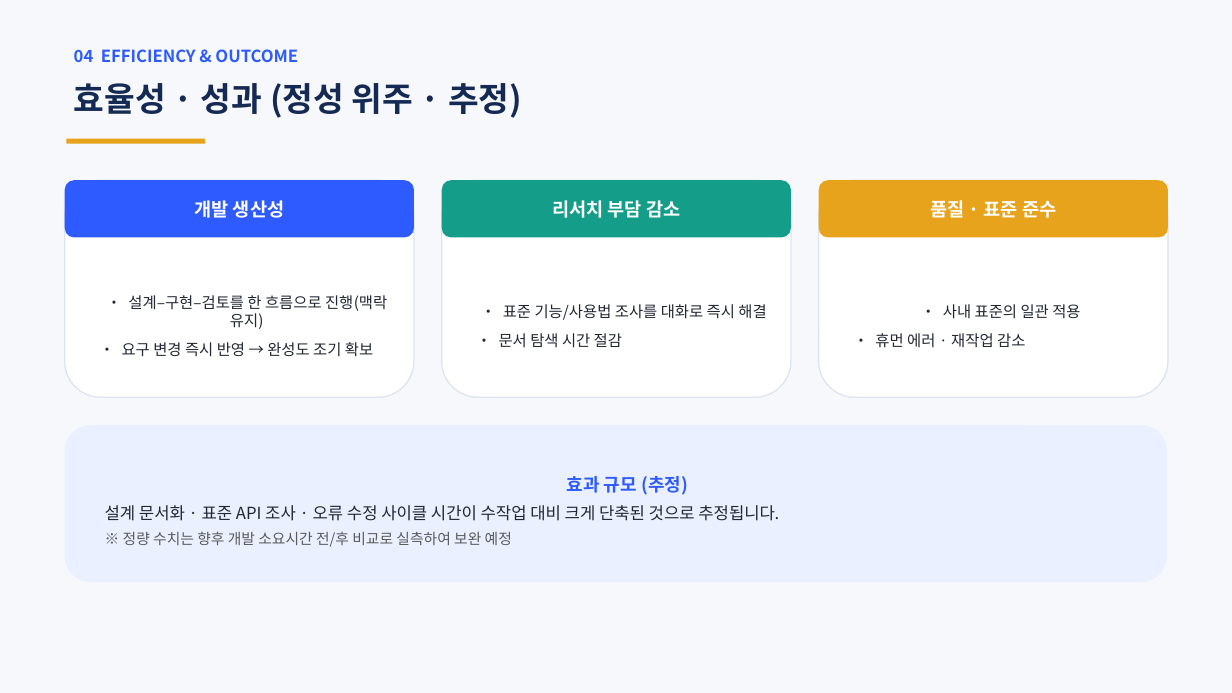
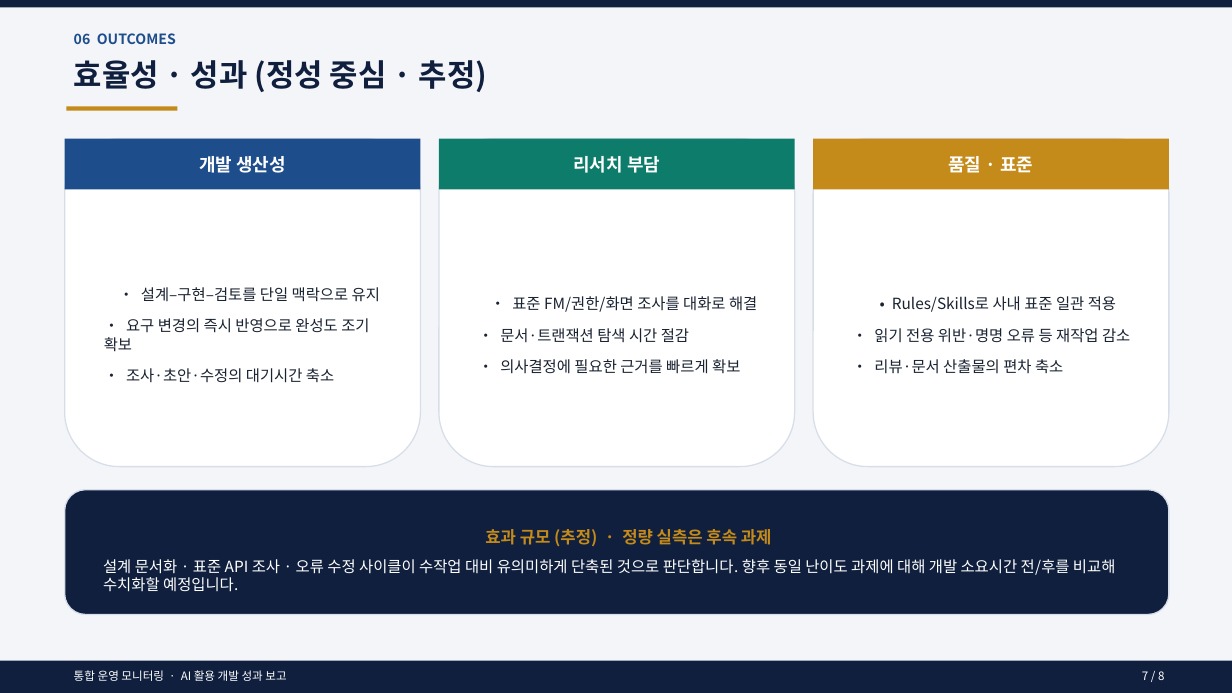
Before and after one commit to hyosungitx00/AI, a slide deck: slide 7 of docs/report/Y_OPS_MONITOR_V2_발표자료.pptx (slide 5 before the commit). Drawn at 1232x693 pixels with LibreOffice and Linux fonts; fonts in the diff are those of the drawing. Boxes give left, top, right and bottom in pixels: in the first picture for what was removed or moved away, otherwise in the second. Text is boxed around its words. In the diff, an @@ line names an element or a change of style, - is before the commit and + after.

```diff
--- a/docs/report/Y_OPS_MONITOR_V2_발표자료.pptx
+++ b/docs/report/Y_OPS_MONITOR_V2_발표자료.pptx
@@ rectangle at (x1=0, y1=0, x2=1232, y2=693): fill #F6F8FC to #F3F5F9 @@
@@ rectangle added at (x1=0, y1=0, x2=1232, y2=7), fill #0F1F3D @@
@@ text removed at (x1=74, y1=49, x2=298, y2=62) @@
-04 EFFICIENCY & OUTCOME
@@ text added at (x1=74, y1=33, x2=176, y2=44), 11 pt, text #1E4D8C, bold @@
+06 OUTCOMES
@@ text at (x1=74, y1=60, x2=487, y2=92): text changed; size 26 to 24 pt; text colour #142A54 to #0F1F3D @@
-효율성 · 성과 (정성 위주 · 추정)
+효율성 · 성과 (정성 중심 · 추정)
@@ rectangle resized from (x1=67, y1=139, x2=205, y2=144) to (x1=67, y1=106, x2=177, y2=111) @@
@@ rectangle at (x1=67, y1=106, x2=177, y2=111): fill #E8A31C to #C48A1A @@
@@ text "개발 생산성" moved from (x1=194, y1=200, x2=284, y2=218) to (x1=199, y1=156, x2=286, y2=173) @@
@@ text "개발 생산성" at (x1=199, y1=156, x2=286, y2=173): size 14.5 to 14 pt @@
@@ rounded rectangle "• 설계–구현–검토를 단일 맥락으로 유지" resized from (x1=65, y1=180, x2=414, y2=397) to (x1=65, y1=139, x2=421, y2=467) @@
@@ rectangle added at (x1=65, y1=139, x2=421, y2=189), fill #1E4D8C @@
@@ rounded rectangle "• 표준 FM/권한/화면 조사를 대화로 ..." resized from (x1=442, y1=180, x2=791, y2=397) to (x1=439, y1=139, x2=795, y2=467) @@
@@ rectangle added at (x1=439, y1=139, x2=795, y2=189), fill #0E7C6B @@
@@ outline #DDE3EF 1 pt to #D8DEE9 1 pt in 3 elements at (x1=65, y1=139, x2=421, y2=467), (x1=439, y1=139, x2=795, y2=467), (x1=813, y1=139, x2=1169, y2=467) @@
@@ rounded rectangle "• Rules/Skills로 사내 표준 일관 ..." resized from (x1=819, y1=180, x2=1168, y2=397) to (x1=813, y1=139, x2=1169, y2=467) @@
@@ rectangle added at (x1=813, y1=139, x2=1169, y2=189), fill #C48A1A @@
@@ text at (x1=573, y1=156, x2=660, y2=173): text changed; size 14.5 to 14 pt @@
-리서치 부담 감소
+리서치 부담
@@ text at (x1=948, y1=156, x2=1033, y2=173): text changed; size 14.5 to 14 pt @@
-품질 · 표준 준수
+품질 · 표준
@@ rounded rectangle removed at (x1=65, y1=180, x2=414, y2=238) @@
@@ rounded rectangle removed at (x1=442, y1=180, x2=791, y2=238) @@
@@ rounded rectangle removed at (x1=819, y1=180, x2=1168, y2=238) @@
@@ text in rounded rectangle at (x1=104, y1=287, x2=380, y2=383): text changed; text colour #222833 to #1A2332 @@
-• 설계–구현–검토를 한 흐름으로 진행(맥락 유지)
-• 요구 변경 즉시 반영 → 완성도 조기 확보
+• 설계–구현–검토를 단일 맥락으로 유지
+• 요구 변경의 즉시 반영으로 완성도 조기 확보
+• 조사·초안·수정의 대기시간 축소
@@ text in rounded rectangle at (x1=500, y1=296, x2=757, y2=374): text changed; text colour #222833 to #1A2332 @@
-• 표준 기능/사용법 조사를 대화로 즉시 해결
-• 문서 탐색 시간 절감
+• 표준 FM/권한/화면 조사를 대화로 해결
+• 문서·트랜잭션 탐색 시간 절감
+• 의사결정에 필요한 근거를 빠르게 확보
@@ text in rounded rectangle at (x1=874, y1=296, x2=1130, y2=374): text changed; text colour #222833 to #1A2332 @@
-• 사내 표준의 일관 적용
-• 휴먼 에러 · 재작업 감소
+• Rules/Skills로 사내 표준 일관 적용
+• 읽기 전용 위반·명명 오류 등 재작업 감소
+• 리뷰·문서 산출물의 편차 축소
@@ rounded rectangle "효과 규모 (추정) · 정량 ..." resized from (x1=65, y1=425, x2=1167, y2=582) to (x1=65, y1=490, x2=1169, y2=615) @@
@@ rounded rectangle "효과 규모 (추정) · 정량 ..." at (x1=65, y1=490, x2=1169, y2=615): fill #EAF0FF to #0F1F3D; outline none to #D8DEE9 1 pt @@
@@ text in rounded rectangle at (x1=103, y1=529, x2=1115, y2=592): text changed; size 13 to 12 pt; text colour #222833 to #FFFFFF @@
-효과 규모 (추정)
-설계 문서화 · 표준 API 조사 · 오류 수정 사이클 시간이 수작업 대비 크게 단축된 것으로 추정됩니다.
-※ 정량 수치는 향후 개발 소요시간 전/후 비교로 실측하여 보완 예정
+효과 규모 (추정) · 정량 실측은 후속 과제
+설계 문서화 · 표준 API 조사 · 오류 수정 사이클이 수작업 대비 유의미하게 단축된 것으로 판단합니다. 향후 동일 난이도 과제에 대해 개발 소요시간 전/후를 비교해 수치화할 예정입니다.
@@ rectangle added at (x1=0, y1=661, x2=1232, y2=693), fill #0F1F3D @@
@@ text added at (x1=74, y1=670, x2=286, y2=681), 9 pt, text #FFFFFF @@
+통합 운영 모니터링 · AI 활용 개발 성과 보고
@@ text added at (x1=1142, y1=671, x2=1164, y2=680), 9 pt, text #FFFFFF @@
+7 / 8
```
Also in this commit, not shown: 2 other slides changed, 5 slides added, 3 slides removed, 3 other files.
